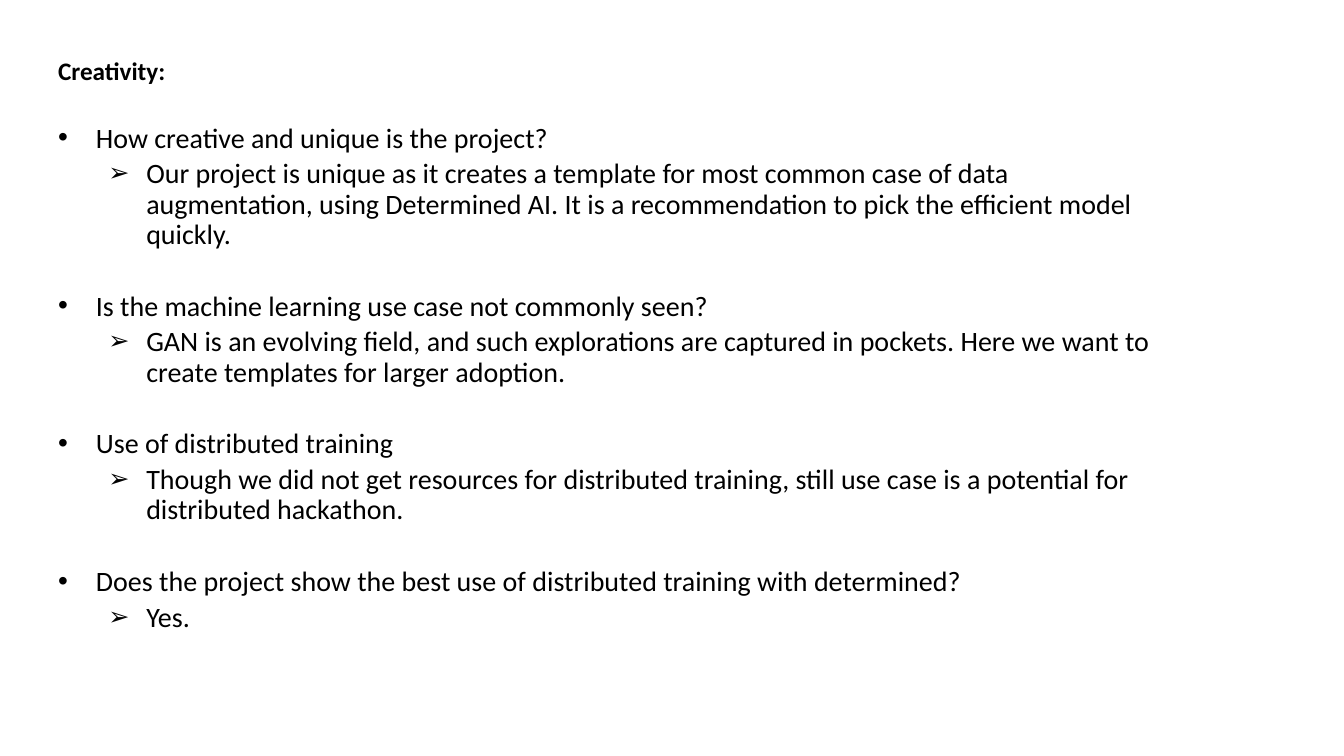
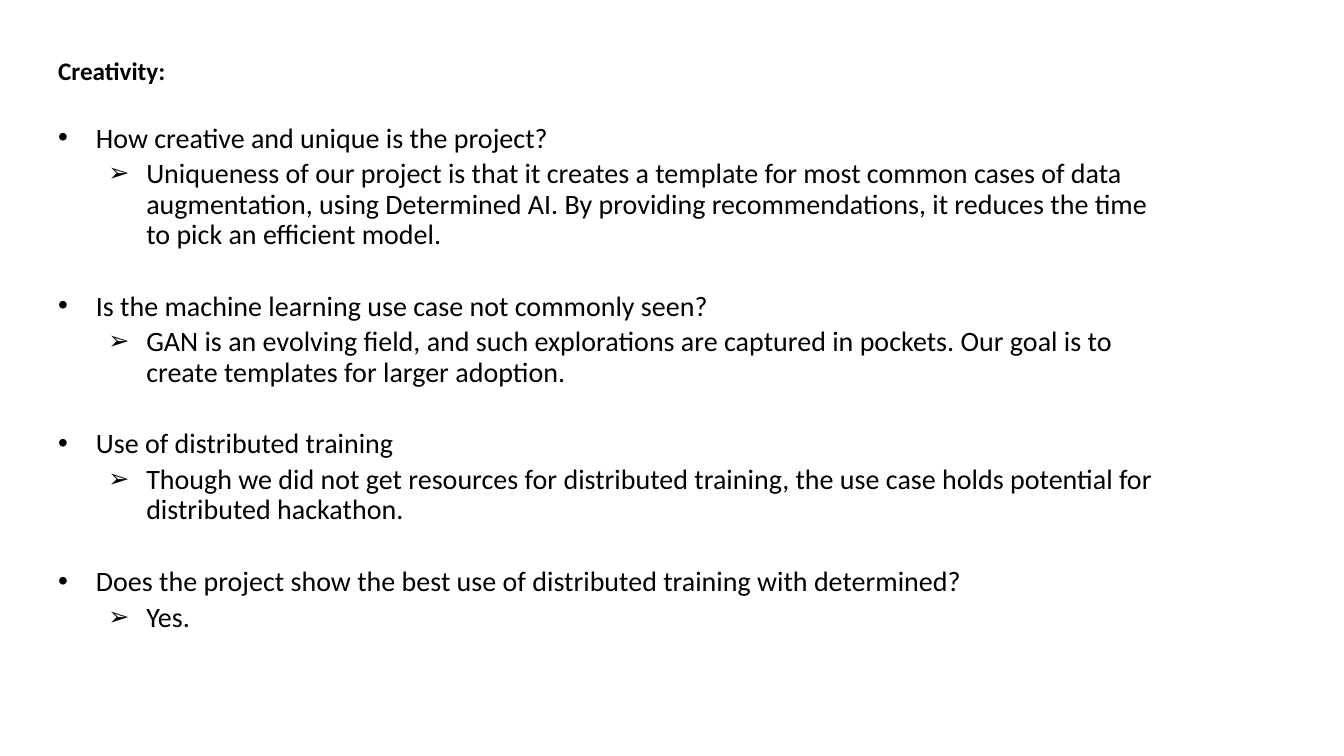
Before and after one commit to ARCHANAGSR/Determined-GAN, a slide deck: slide 9 of DETERMINED-GAN.pptm. Drawn at 1344x756 pixels with LibreOffice and Linux fonts; fonts in the diff are those of the drawing. Boxes give left, top, right and bottom in pixels: in the first picture for what was removed or moved away, otherwise in the second. Text is boxed around its words. In the diff, an @@ line names an element or a change of style, - is before the commit and + after.

```diff
--- a/DETERMINED-GAN.pptm
+++ b/DETERMINED-GAN.pptm
@@ subtitle at <box>146,163,1147,249</box>: text changed @@
-  ➢ Our project is unique as it creates a template for most common case of data augmentation, using Determined AI. It is a recommendation to pick the efficient model quickly.
+  ➢ Uniqueness of our project is that it creates a template for most common cases of data augmentation, using Determined AI. By providing recommendations, it reduces the time to pick an efficient model.
@@ subtitle at <box>146,331,1112,387</box>: text changed @@
-  ➢ GAN is an evolving field, and such explorations are captured in pockets. Here we want to create templates for larger adoption.
+  ➢ GAN is an evolving field, and such explorations are captured in pockets. Our goal is to create templates for larger adoption.
@@ subtitle at <box>146,469,1152,520</box>: text changed @@
-  ➢ Though we did not get resources for distributed training, still use case is a potential for distributed hackathon.
+  ➢ Though we did not get resources for distributed training, the use case holds potential for distributed hackathon.
```
Also in this commit, not shown: 5 other slides changed, 4 other files.
